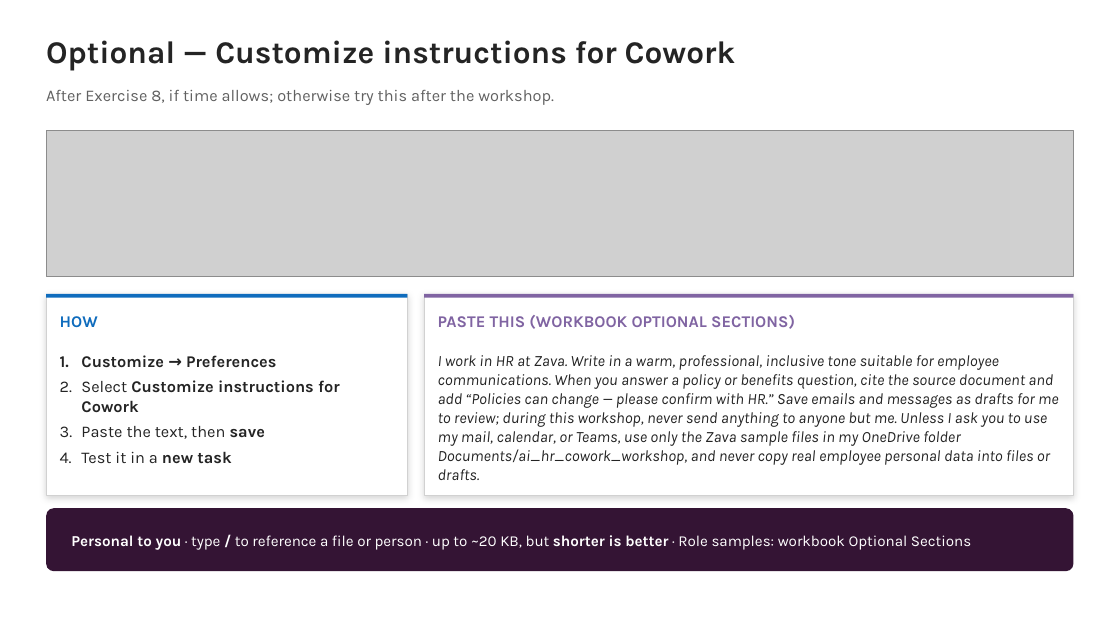
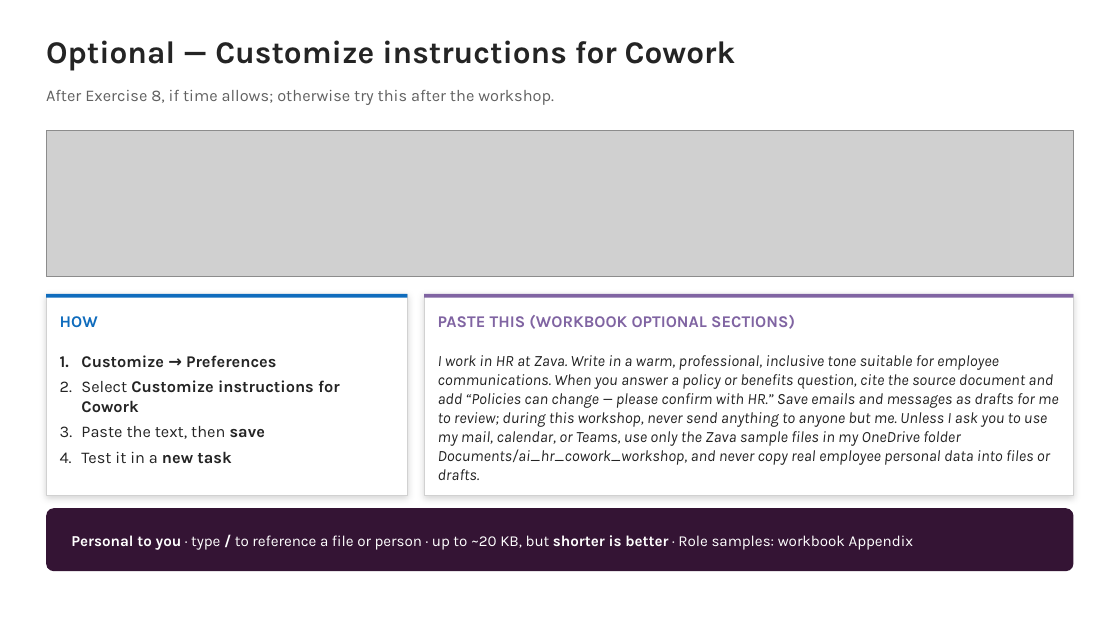
Before and after one commit to ragage/ai_hr_cowork_workshop, a slide deck: slide 52 of instructor/instructor-deck.pptx (slide 51 before the commit). Drawn at 1120x630 pixels with LibreOffice and Linux fonts; fonts in the diff are those of the drawing; grey boxes stand for pictures. Boxes give left, top, right and bottom in pixels: in the first picture for what was removed or moved away, otherwise in the second. Text is boxed around its words. In the diff, an @@ line names an element or a change of style, - is before the commit and + after.

```diff
--- a/instructor/instructor-deck.pptx
+++ b/instructor/instructor-deck.pptx
@@ text at bbox=[71, 535, 914, 550]: text changed @@
-Personal to you · type / to reference a file or person · up to ~20 KB, but shorter is better · Role samples: workbook Optional Sections
+Personal to you · type / to reference a file or person · up to ~20 KB, but shorter is better · Role samples: workbook Appendix
```
Also in this commit, not shown: 1 slide added, 22 other files.
